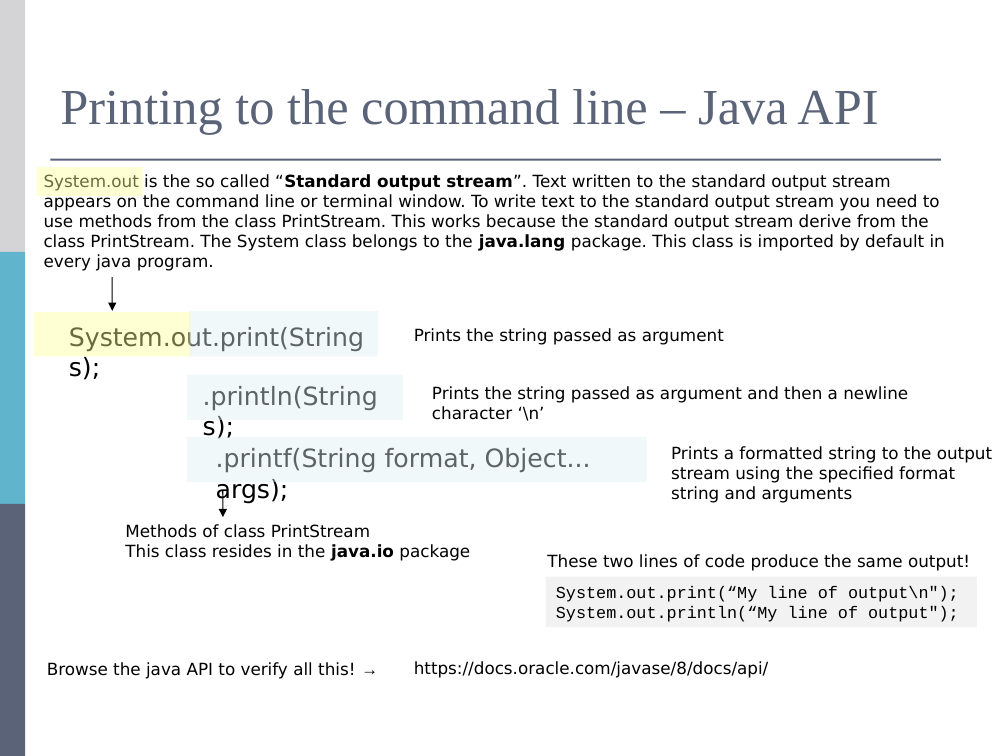
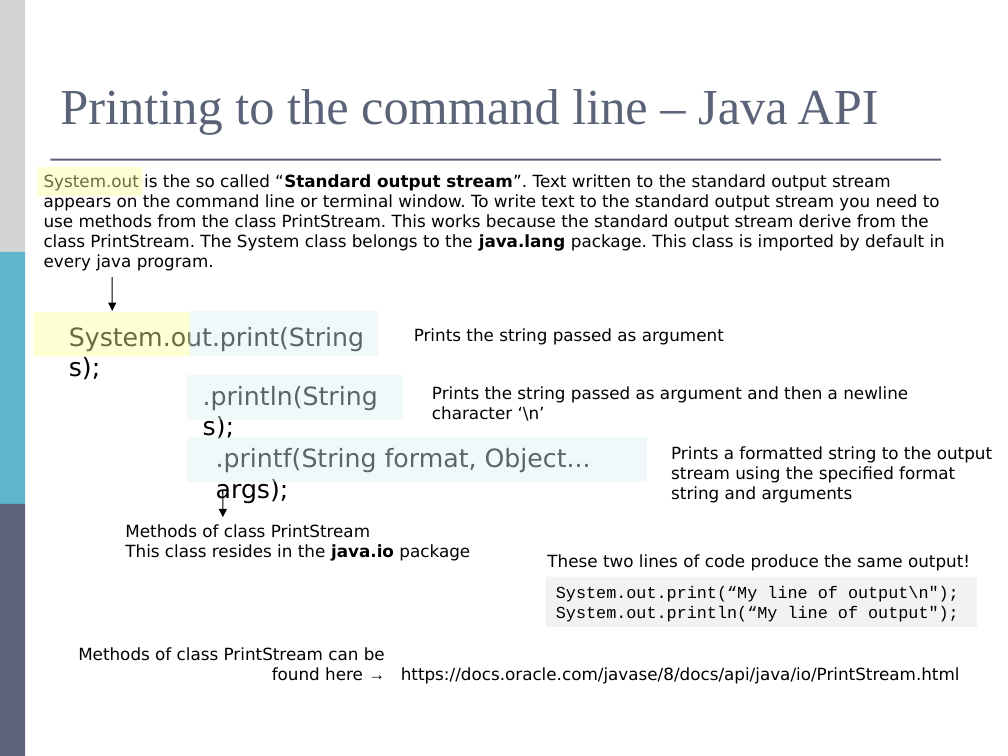
Before and after one commit to mjstenbe/OO_2017, a slide deck: slide 6 of Lecture materials (Antonius)/R0027-Luento-3-TulLukOper.ppt. Drawn at 1008x756 pixels with LibreOffice and Linux fonts; fonts in the diff are those of the drawing. Boxes give left, top, right and bottom in pixels: in the first picture for what was removed or moved away, otherwise in the second. Text is boxed around its words. In the diff, an @@ line names an element or a change of style, - is before the commit and + after.

```diff
--- a/Lecture materials (Antonius)/R0027-Luento-3-TulLukOper.ppt
+++ b/Lecture materials (Antonius)/R0027-Luento-3-TulLukOper.ppt
@@ text at <box>78,647,385,681</box>: text changed @@
-Browse the java API to verify all this! →
+Methods of class PrintStream can be found here →
@@ text at <box>401,667,960,684</box>: text changed @@
-https://docs.oracle.com/javase/8/docs/api/
+https://docs.oracle.com/javase/8/docs/api/java/io/PrintStream.html
```
Also in this commit, not shown: 2 other slides changed, 5 other files.
